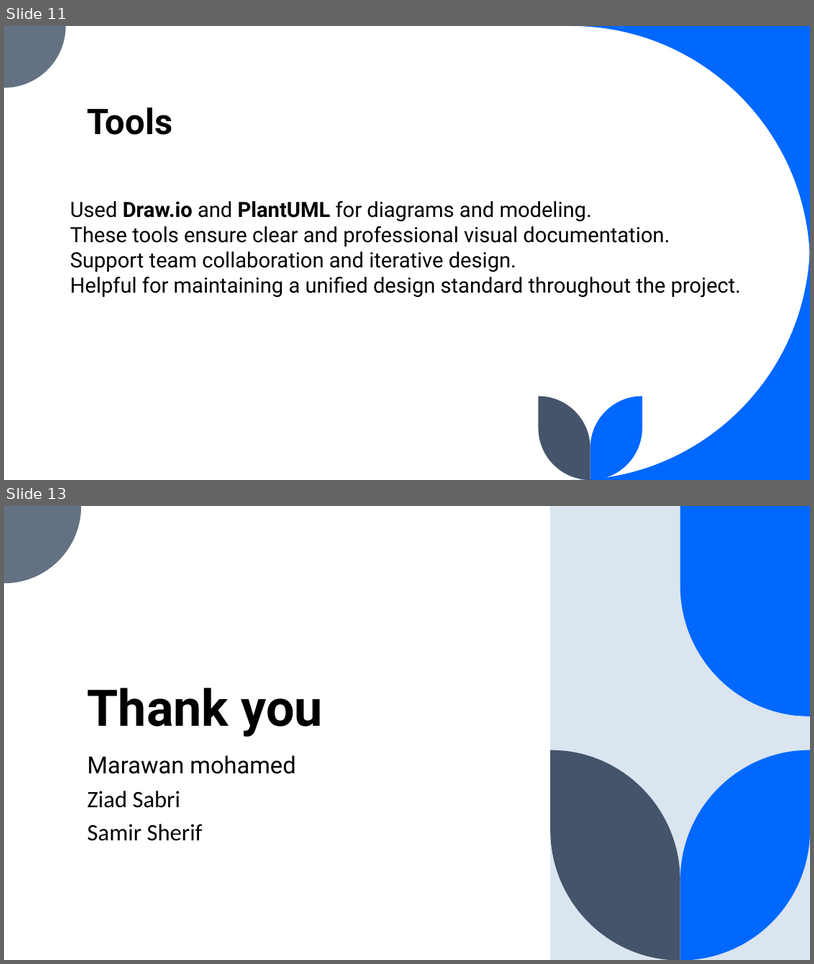
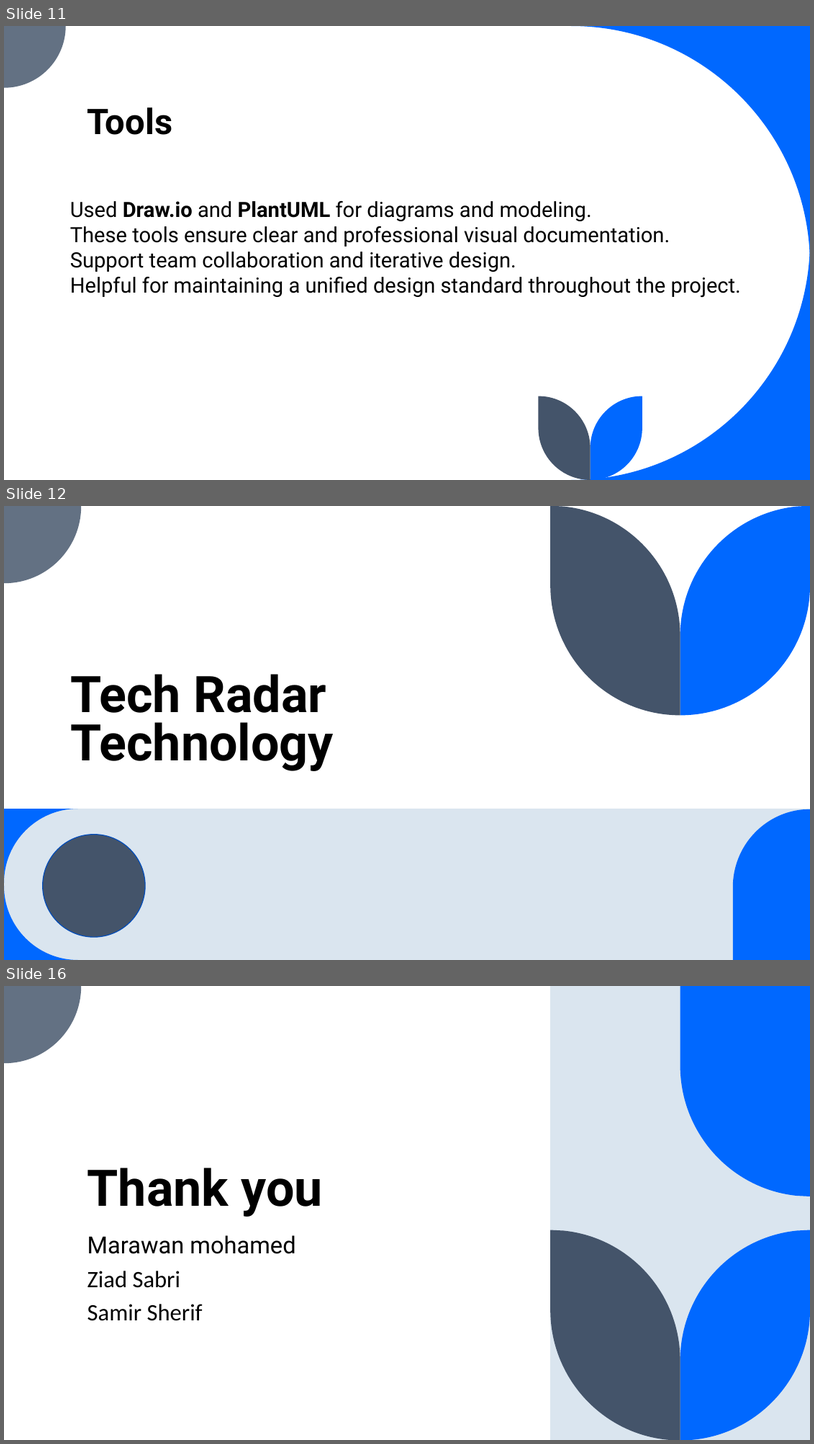
Before and after one commit to SamirSheriff/personal-Budgeting, a slide deck: SDS.pptx. Shown one above the other, each under a label of ours: slides 11 and 13 before the commit, slides 11, 12 and 16 after it; the slides between them are not shown. The pictures are 814x964 and 814x1444 pixels, drawn with LibreOffice and Linux fonts; fonts in the diff are those of the drawing. Boxes give left, top, right and bottom in pixels: in the first picture for what was removed or moved away, otherwise in the second. Text is boxed around its words. In the diff, an @@ line names an element or a change of style, - is before the commit and + after.

```diff
--- a/SDS.pptx
+++ b/SDS.pptx
@@ slide 12 added at [4,506,810,960], background #FFFFFF; not listed: 1 template element that a slide beside it also shows @@
@@ title added at [70,674,334,771], 60 pt, text #000000, bold @@
+Tech Radar Technology
@@ rectangle added at [4,808,810,960], fill #DAE5EF @@
@@ group added at [4,506,810,960]: 5 freeform shapes, 1 ellipse @@
@@ what was slide 13 is now slide 16 @@
```
Also in this commit, not shown: 3 slides changed, 3 other slides added, 1 slide removed.
